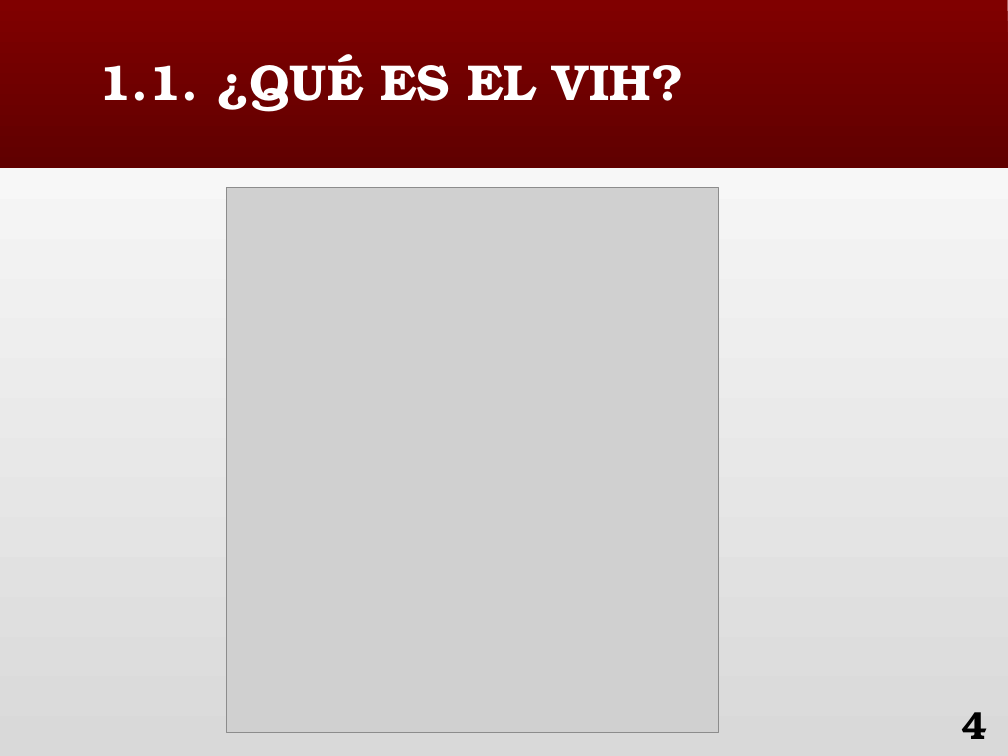
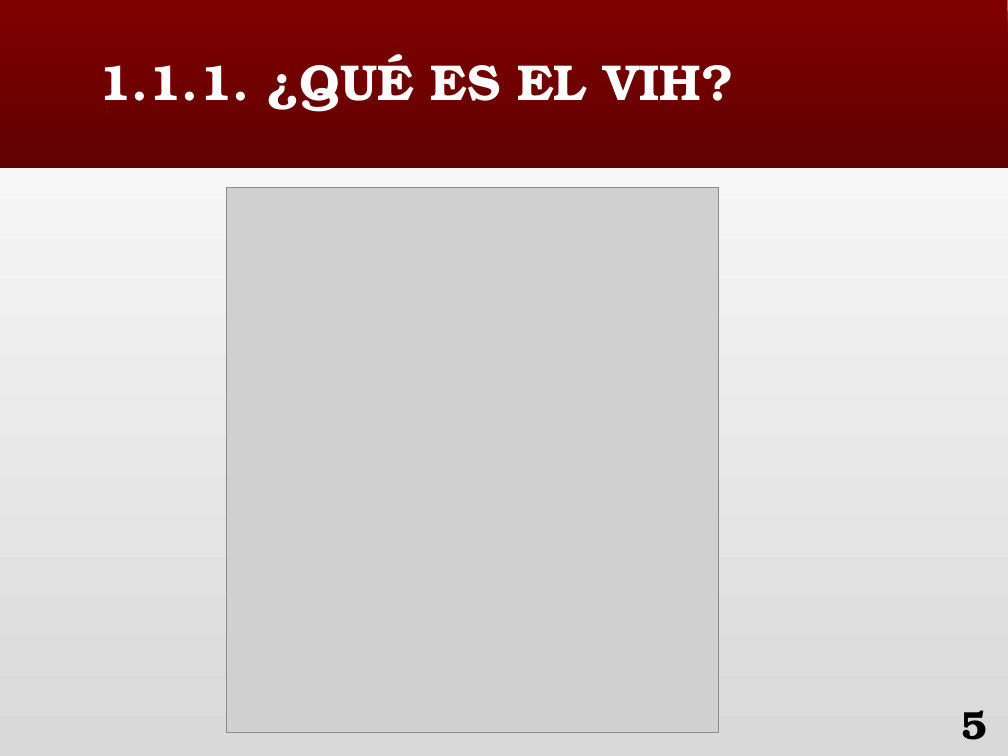
Before and after one commit to nerachan/far, a slide deck: slide 5 of 2.2 FAR/PS/Ejercicios/Trabajo/VIH.pptx (slide 4 before the commit). Drawn at 1008x756 pixels with LibreOffice and Linux fonts; fonts in the diff are those of the drawing; grey boxes stand for pictures. Boxes give left, top, right and bottom in pixels: in the first picture for what was removed or moved away, otherwise in the second. Text is boxed around its words. In the diff, an @@ line names an element or a change of style, - is before the commit and + after.

```diff
--- a/2.2 FAR/PS/Ejercicios/Trabajo/VIH.pptx
+++ b/2.2 FAR/PS/Ejercicios/Trabajo/VIH.pptx
@@ title at [98,54,734,112]: text changed @@
-1.1. ¿QUÉ ES EL VIH?
+1.1.1. ¿QUÉ ES EL VIH?
@@ page number at [961,710,987,740]: text changed @@
-4
+5
```
Also in this commit, not shown: 11 other slides changed, 3 slides added, 1 slide removed, 3 other files.
